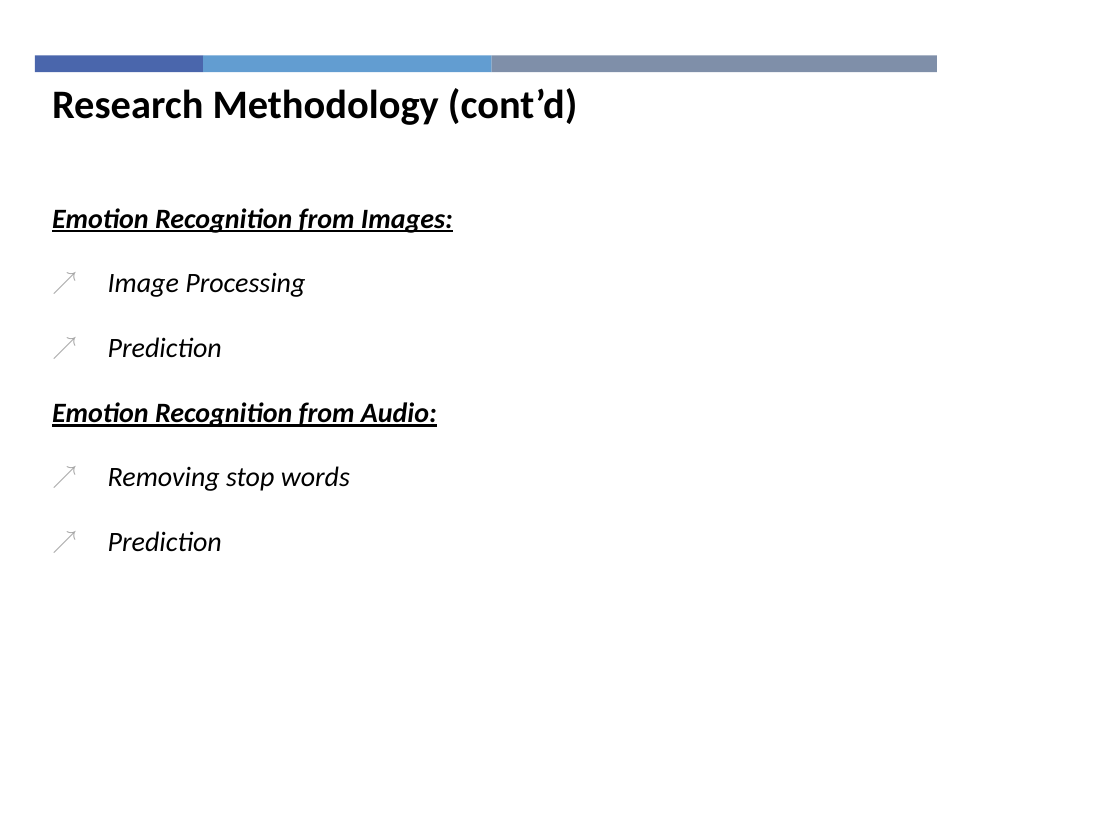
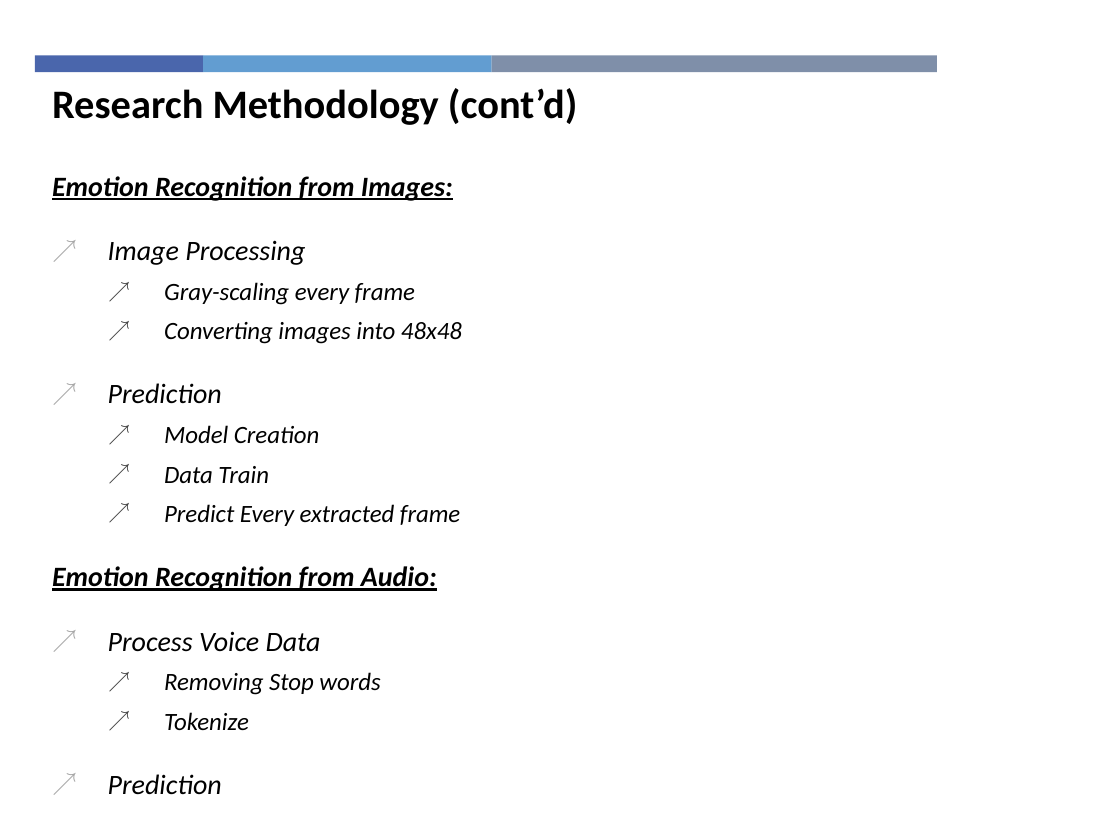
Before and after one commit to Tuurash/SentimentRecognition, a slide deck: slide 15 of Book/Thesis_Presentation.pptx. Drawn at 1120x840 pixels with LibreOffice and Linux fonts; fonts in the diff are those of the drawing; background and template pictures are left out. Boxes give left, top, right and bottom in pixels: in the first picture for what was removed or moved away, otherwise in the second. Text is boxed around its words. In the diff, an @@ line names an element or a change of style, - is before the commit and + after.

```diff
--- a/Book/Thesis_Presentation.pptx
+++ b/Book/Thesis_Presentation.pptx
@@ text "Emotion Recognition from Images:": place and size @@
-text "Emotion Recognition from Images:" at <box>52,208,453,552</box>
+text "Emotion Recognition from Images:" at <box>52,176,462,795</box>
@@ text at <box>164,282,462,344</box>: paragraphs added @@
+  ↗ Gray-scaling every frame
+  ↗ Converting images into 48x48
@@ text at <box>164,425,460,526</box>: paragraphs added @@
+  ↗ Model Creation
+  ↗ Data Train
+  ↗ Predict Every extracted frame
@@ text at <box>108,631,380,730</box>: text changed; size 18 to 16 pt @@
-↗ Removing stop words
+↗ Process Voice Data
+  ↗ Removing Stop words
+  ↗ Tokenize
```
Also in this commit, not shown: 4 other slides changed.
